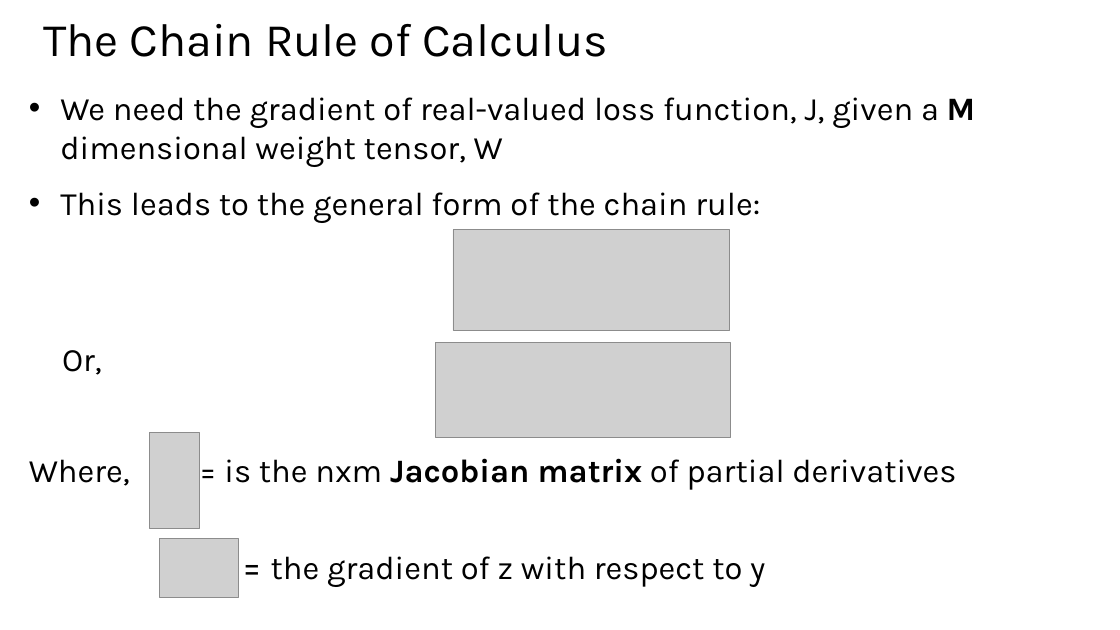
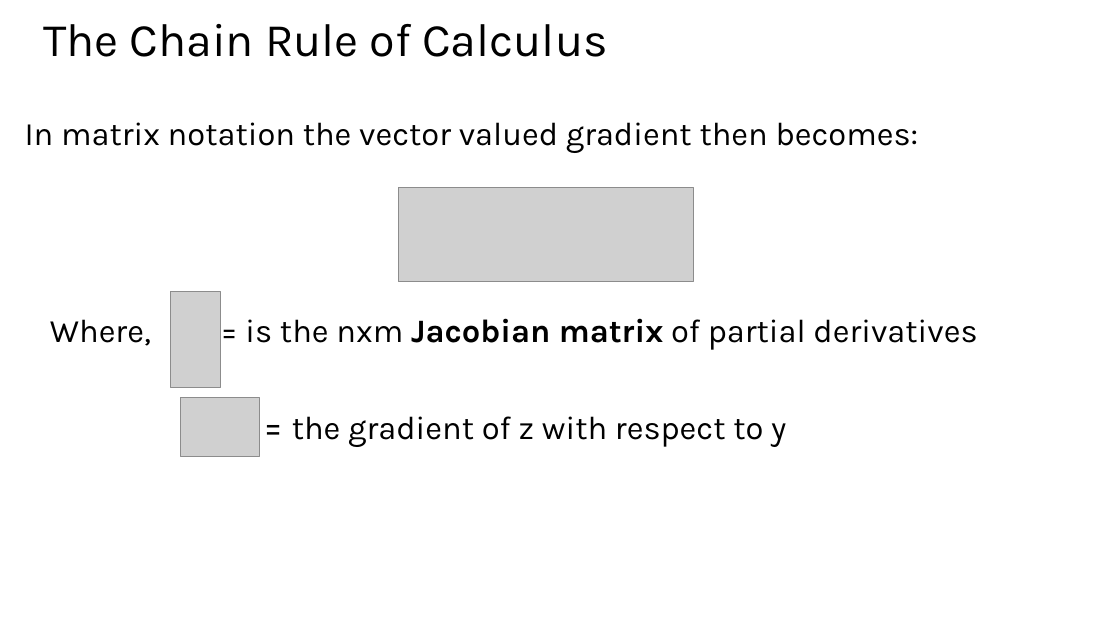
Before and after one commit to StephenElston/CSCI-E25, a slide deck: slide 41 of Slides/5_BuildingBlocksOfDeepLearning.pptx (slide 38 before the commit). Drawn at 1120x630 pixels with LibreOffice and Linux fonts; fonts in the diff are those of the drawing; grey boxes stand for pictures. Boxes give left, top, right and bottom in pixels: in the first picture for what was removed or moved away, otherwise in the second. Text is boxed around its words. In the diff, an @@ line names an element or a change of style, - is before the commit and + after.

Commit message:
Improved explaination of Jacobian matrix in slides

```diff
--- a/Slides/5_BuildingBlocksOfDeepLearning.pptx
+++ b/Slides/5_BuildingBlocksOfDeepLearning.pptx
@@ text at (x1=25, y1=122, x2=919, y2=153): text changed @@
-• We need the gradient of real-valued loss function, J, given a M dimensional weight tensor, W
-• This leads to the general form of the chain rule:
+In matrix notation the vector valued gradient then becomes:
@@ picture moved from (x1=436, y1=343, x2=731, y2=438) to (x1=398, y1=187, x2=693, y2=282) @@
@@ picture removed at (x1=453, y1=230, x2=730, y2=331) @@
@@ 2 pictures, 2 texts moved together from (x1=29, y1=432, x2=956, y2=597) to (x1=50, y1=292, x2=977, y2=456) @@
@@ text removed at (x1=62, y1=350, x2=102, y2=375) @@
-Or,
```
Also in this commit, not shown: 1 other slide changed, 3 slides added.
